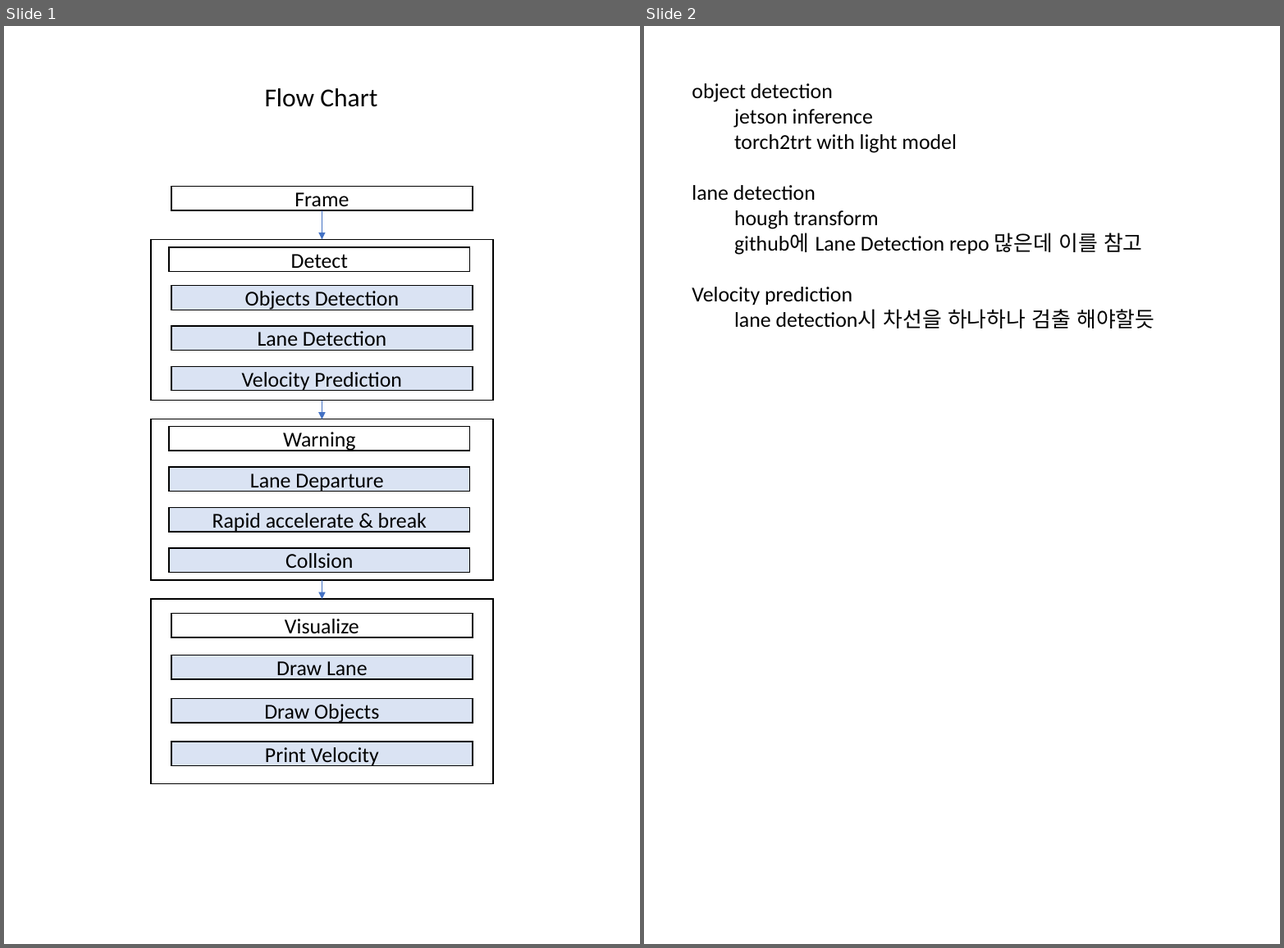
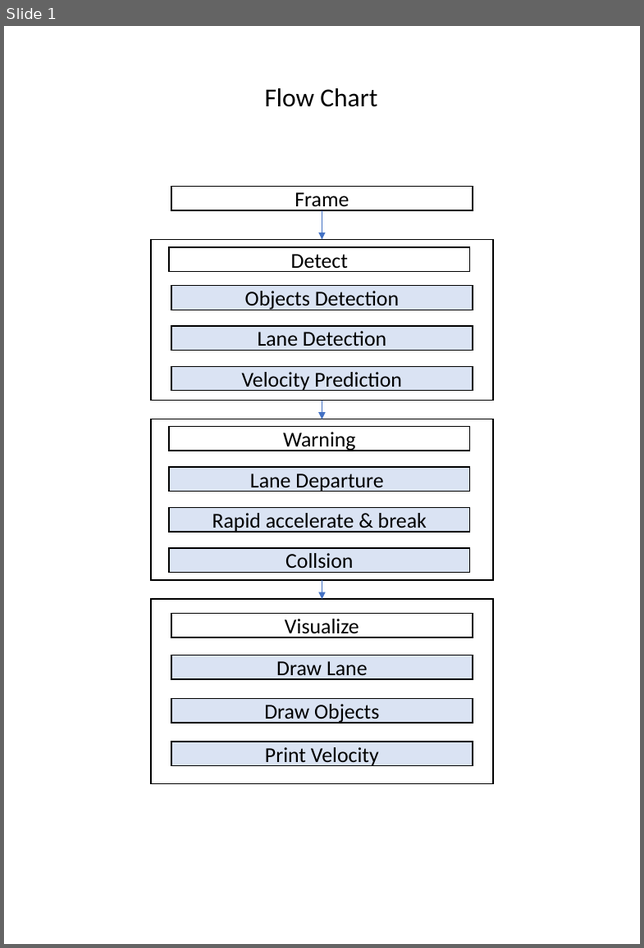
Before and after one commit to comeeasy/SimpleADAS, a slide deck: flowchart.pptx. Shown side by side, each under a label of ours: slides 1 and 2 before the commit, slide 1 after it. The pictures are 1284x948 and 644x948 pixels, drawn with LibreOffice and Linux fonts; fonts in the diff are those of the drawing. Boxes give left, top, right and bottom in pixels: in the first picture for what was removed or moved away, otherwise in the second. Text is boxed around its words. In the diff, an @@ line names an element or a change of style, - is before the commit and + after.

```diff
--- a/flowchart.pptx
+++ b/flowchart.pptx
@@ slide 2 removed at (644,26,1280,944), background #FFFFFF @@
@@ text removed at (692,83,1154,329) @@
-object detection
-jetson inference
-torch2trt with light model
-lane detection
-hough transform
-github에 Lane Detection repo 많은데 이를 참고
-Velocity prediction
-lane detection시 차선을 하나하나 검출 해야할듯
```
Also in this commit, not shown: 1 slide added, 7 other files.
